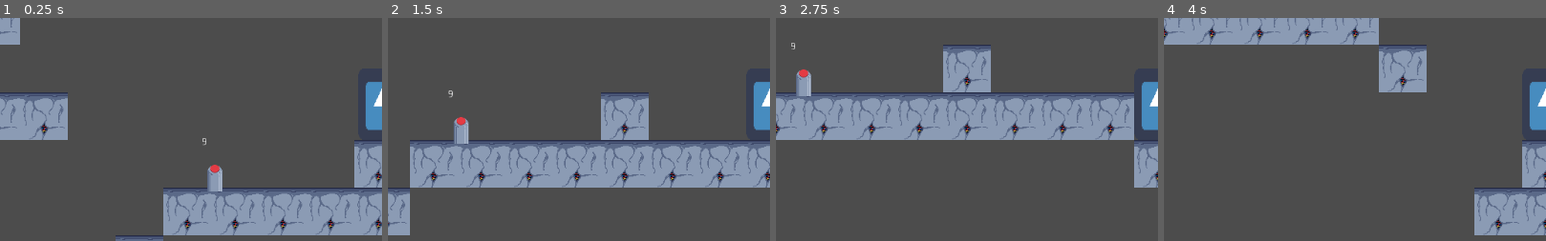
Above: before the commit, frames 1-4 (left to right).
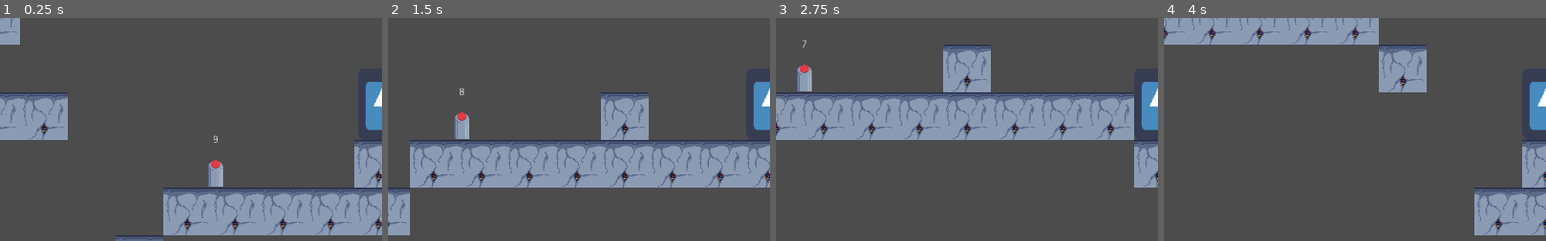
Above: after the commit, the same moments.

Repository: CM-beynon/ItCameFromSaturn
Game: Godot game, scene res://Scenes/TestButtonLevel.tscn
The game is run twice, just before and just after one commit, with the same random seed, the same clock (stepped at 60 frames per second) and the same inputs. The project has no main scene, so this scene is started directly. The engine's default icon, where the game draws it, is replaced by a stand-in: a white triangle on a blue panel in a dark square.
Inputs:
- Up to frame 1 (0.25 s): no input
- Up to frame 2 (1.5 s): tap Enter (ui_accept) at 0.5, 1.35 s; hold Enter (ui_accept) 0.53-1.28 s; hold Right (ui_right) from 0.53 s (still down)
- Up to frame 3 (2.75 s): tap Enter (ui_accept) at 1.52, 1.82 s; release Right (ui_right) at 2.03 s; hold Left (ui_left) from 2.03 s (still down); hold Enter (ui_accept) from 2.03 s (still down)
- Up to frame 4 (4 s): release Left (ui_left) at 2.78 s; release Enter (ui_accept) at 2.78 s; hold Right (ui_right) from 2.78 s (still down); tap Enter (ui_accept) at 2.85, 3.02, 3.32 s; hold Enter (ui_accept) from 3.53 s (still down)
The pictures show only the part of the screen within x 0-50%, y 31-81%; the shares and areas given below are measured in that part.

The runs differ from the first frame. In frame 1, 0.4% of the frame differs, in the area x 53-59%, y 52-78%; in frame 2, 0.4%, in the area x 15-22%, y 31-57%; in frame 3, 0.4%; in frame 4, nothing differs.
Error before the commit: Attempt to call function 'show' in base 'null instance' on a null instance. (res://Scenes/Button.gd:27)

Commit message:
Added timers to button

Diff:
--- a/Scenes/Button.gd
+++ b/Scenes/Button.gd
@@ -18,9 +18,12 @@
 	if can_press:
 		if Input.is_action_pressed("ui_accept"):
 			been_pressed = true;
+			pressed()
 	if been_pressed:
 		$Pressed.show()
 		$Prompt.hide()
+	else:
+		$Display.show()
 
 func _on_Button_body_entered(body):
 	if !been_pressed:
@@ -31,10 +34,16 @@
 	$Prompt.hide()
 	can_press = false
 
-func _pressed():
+func pressed():
+	timer.set_wait_time(3)
+	$Display.hide()
 	timer.set_wait_time(1)
-	timer.start()
+	been_pressed = false
+	DisplayValue = 9
 
 func _on_Timer_timeout():
 	if DisplayValue > 0:
 		DisplayValue -= 1
+	if !been_pressed:
+		$Display.show()
+		timer.start()
--- a/Scenes/Button.tscn
+++ b/Scenes/Button.tscn
@@ -19,10 +19,10 @@
 shape = SubResource( 1 )
 
 [node name="Display" type="Label" parent="."]
-margin_left = -18.0
-margin_top = -41.0
-margin_right = 22.0
-margin_bottom = -27.0
+margin_left = -4.0
+margin_top = -38.0
+margin_right = 36.0
+margin_bottom = -24.0
 text = "9"
 script = ExtResource( 3 )
 __meta__ = {
@@ -30,6 +30,30 @@
 }
 
 [node name="Timer" type="Timer" parent="."]
+autostart = true
+
+[node name="Prompt" type="Label" parent="."]
+visible = false
+margin_left = -43.0
+margin_top = -91.0
+margin_right = 45.0
+margin_bottom = -77.0
+text = "Press interact"
+__meta__ = {
+"_edit_use_anchors_": false
+}
+
+[node name="Pressed" type="Label" parent="."]
+visible = false
+margin_left = -60.0
+margin_top = -76.0
+margin_right = 62.0
+margin_bottom = -62.0
+text = "Pressed the button"
+__meta__ = {
+"_edit_use_anchors_": false
+}
 
 [connection signal="body_entered" from="." to="." method="_on_Button_body_entered"]
+[connection signal="body_exited" from="." to="." method="_on_Button_body_exited"]
 [connection signal="timeout" from="Timer" to="." method="_on_Timer_timeout"]
--- a/Scenes/TestButtonLevel.tscn
+++ b/Scenes/TestButtonLevel.tscn
@@ -8,4 +8,6 @@
 [node name="Node2D" parent="." instance=ExtResource( 2 )]
 
 [node name="Button" parent="." instance=ExtResource( 1 )]
-position = Vector2( 319, 421 )
+position = Vector2( 320, 415 )
+
+[connection signal="body_shape_exited" from="Button" to="Button" method="_on_Button_body_shape_exited"]
